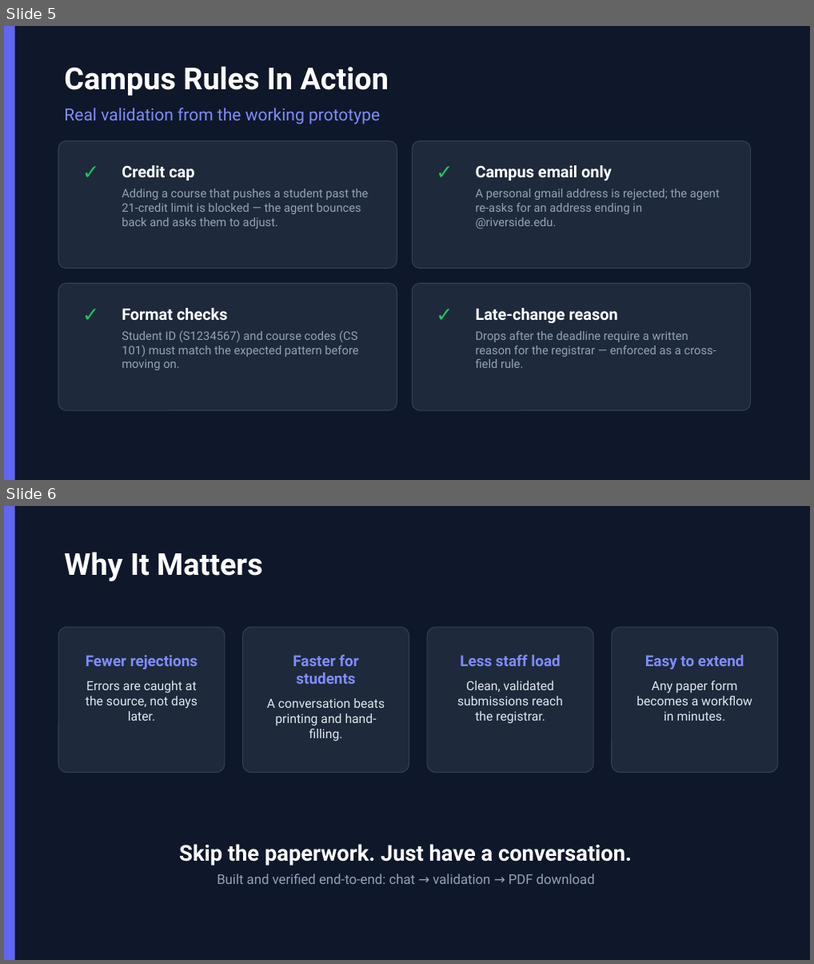
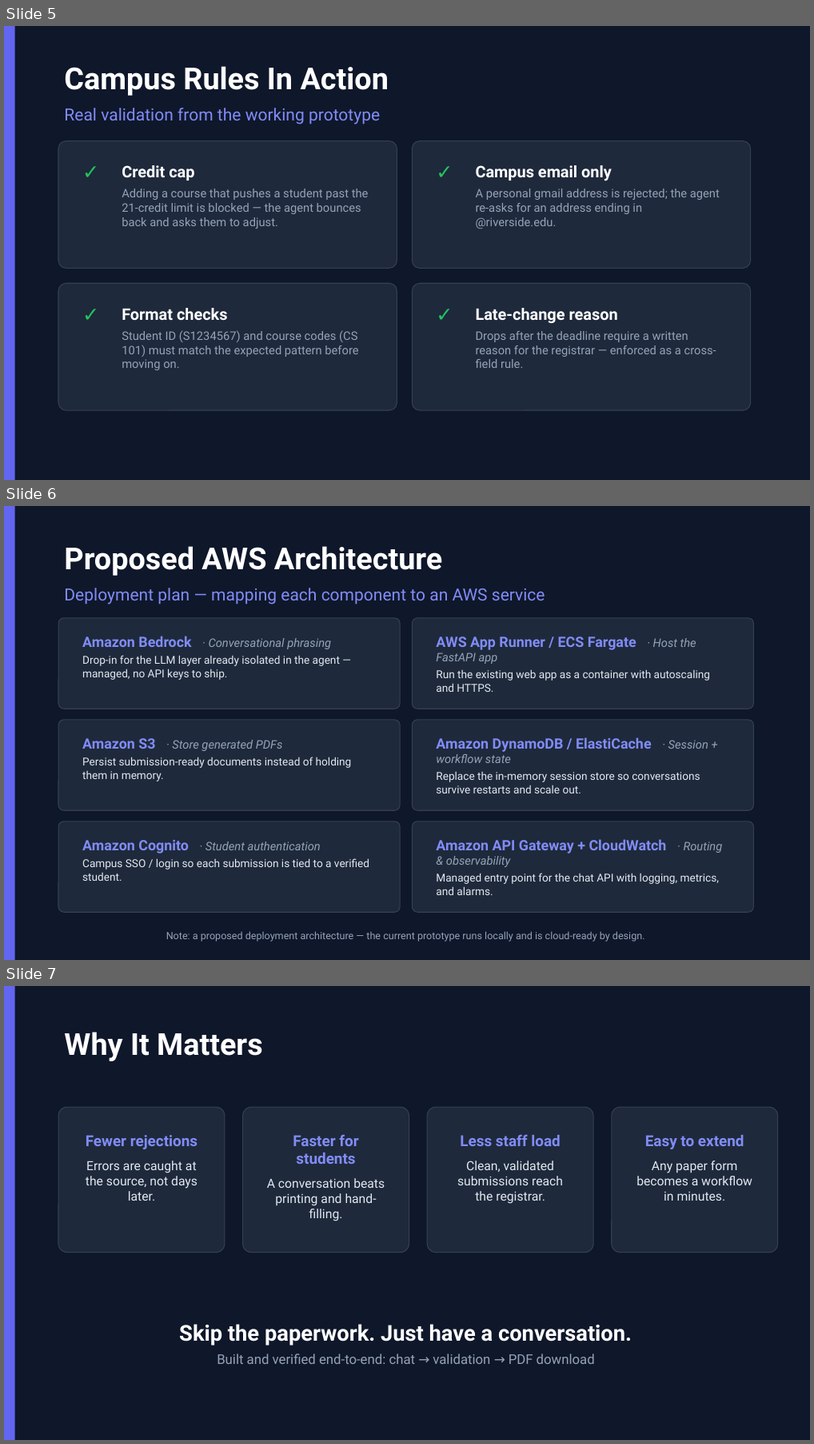
Before and after one commit to anthonyrknight/KiroHackathon, a slide deck: Campus_Form_Assistant.pptx. Shown one above the other, each under a label of ours: slides 5 and 6 before the commit, slides 5, 6 and 7 after it. The pictures are 814x964 and 814x1444 pixels, drawn with LibreOffice and Linux fonts; fonts in the diff are those of the drawing. Boxes give left, top, right and bottom in pixels: in the first picture for what was removed or moved away, otherwise in the second. Text is boxed around its words. In the diff, an @@ line names an element or a change of style, - is before the commit and + after.

Commit message:
New slides added to original

```diff
--- a/Campus_Form_Assistant.pptx
+++ b/Campus_Form_Assistant.pptx
@@ slide 6 added at (x1=4, y1=506, x2=810, y2=960), background #FFFFFF @@
@@ rectangle added at (x1=4, y1=506, x2=810, y2=960), fill #0F172A @@
@@ rectangle added at (x1=4, y1=506, x2=15, y2=960), fill #6366F1 @@
@@ text added at (x1=64, y1=546, x2=546, y2=604), 20 pt, text #818CF8 @@
+Proposed AWS Architecture
+Deployment plan — mapping each component to an AWS service
@@ rounded rectangle added at (x1=58, y1=618, x2=400, y2=708), fill #1E293B, outline #334155 1 pt @@
@@ rounded rectangle added at (x1=412, y1=618, x2=754, y2=708), fill #1E293B, outline #334155 1 pt @@
@@ text added at (x1=82, y1=636, x2=340, y2=680), 13 pt, text #E2E8F0 @@
+Amazon Bedrock · Conversational phrasing
+Drop-in for the LLM layer already isolated in the agent — managed, no API keys to ship.
@@ text added at (x1=436, y1=636, x2=710, y2=692), 13 pt, text #E2E8F0 @@
+AWS App Runner / ECS Fargate · Host the FastAPI app
+Run the existing web app as a container with autoscaling and HTTPS.
@@ rounded rectangle added at (x1=58, y1=720, x2=400, y2=810), fill #1E293B, outline #334155 1 pt @@
@@ rounded rectangle added at (x1=412, y1=720, x2=754, y2=810), fill #1E293B, outline #334155 1 pt @@
@@ text added at (x1=82, y1=738, x2=352, y2=781), 13 pt, text #E2E8F0 @@
+Amazon S3 · Store generated PDFs
+Persist submission-ready documents instead of holding them in memory.
@@ text added at (x1=436, y1=737, x2=709, y2=793), 13 pt, text #E2E8F0 @@
+Amazon DynamoDB / ElastiCache · Session + workflow state
+Replace the in-memory session store so conversations survive restarts and scale out.
@@ rounded rectangle added at (x1=58, y1=821, x2=400, y2=912), fill #1E293B, outline #334155 1 pt @@
@@ text added at (x1=82, y1=840, x2=370, y2=880), 13 pt, text #E2E8F0 @@
+Amazon Cognito · Student authentication
+Campus SSO / login so each submission is tied to a verified student.
@@ rounded rectangle added at (x1=412, y1=821, x2=754, y2=912), fill #1E293B, outline #334155 1 pt @@
@@ text added at (x1=436, y1=839, x2=723, y2=895), 13 pt, text #E2E8F0 @@
+Amazon API Gateway + CloudWatch · Routing & observability
+Managed entry point for the chat API with logging, metrics, and alarms.
@@ text added at (x1=166, y1=931, x2=646, y2=941), 12 pt, text #94A3B8 @@
+Note: a proposed deployment architecture — the current prototype runs locally and is cloud-ready by design.
@@ what was slide 6 is now slide 7 @@
```
Also in this commit, not shown: 1 other file.
